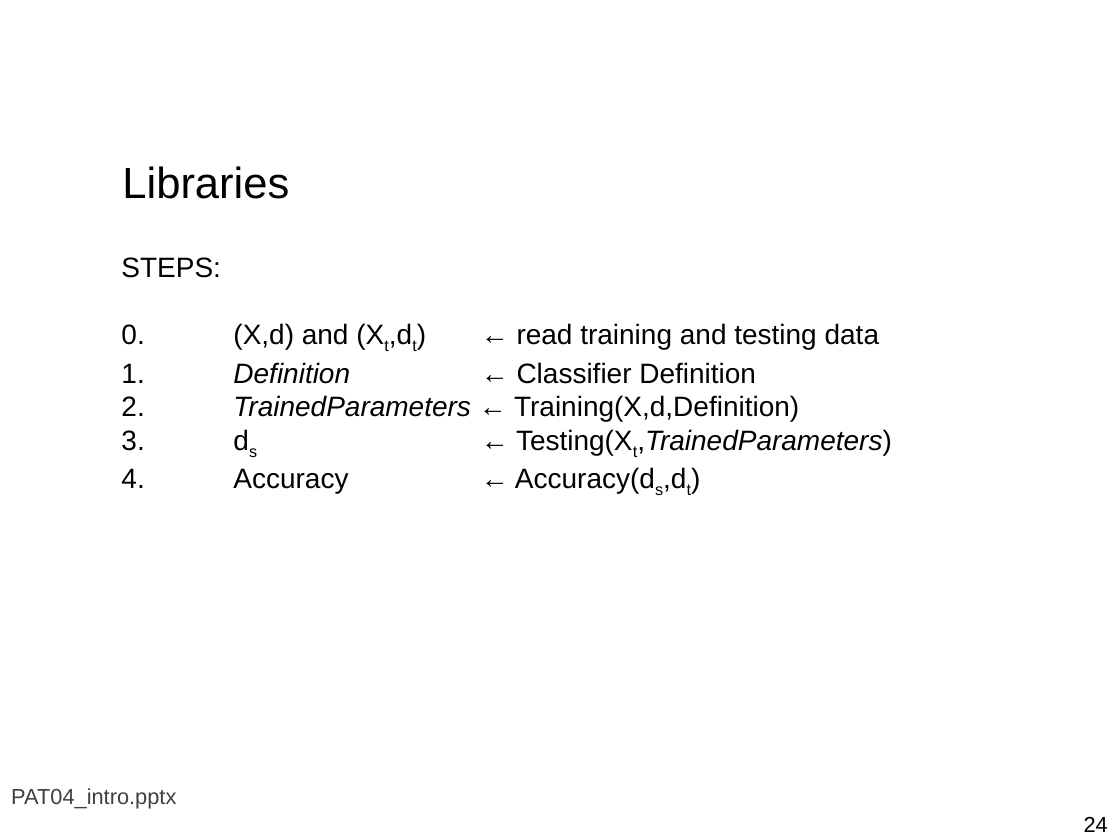
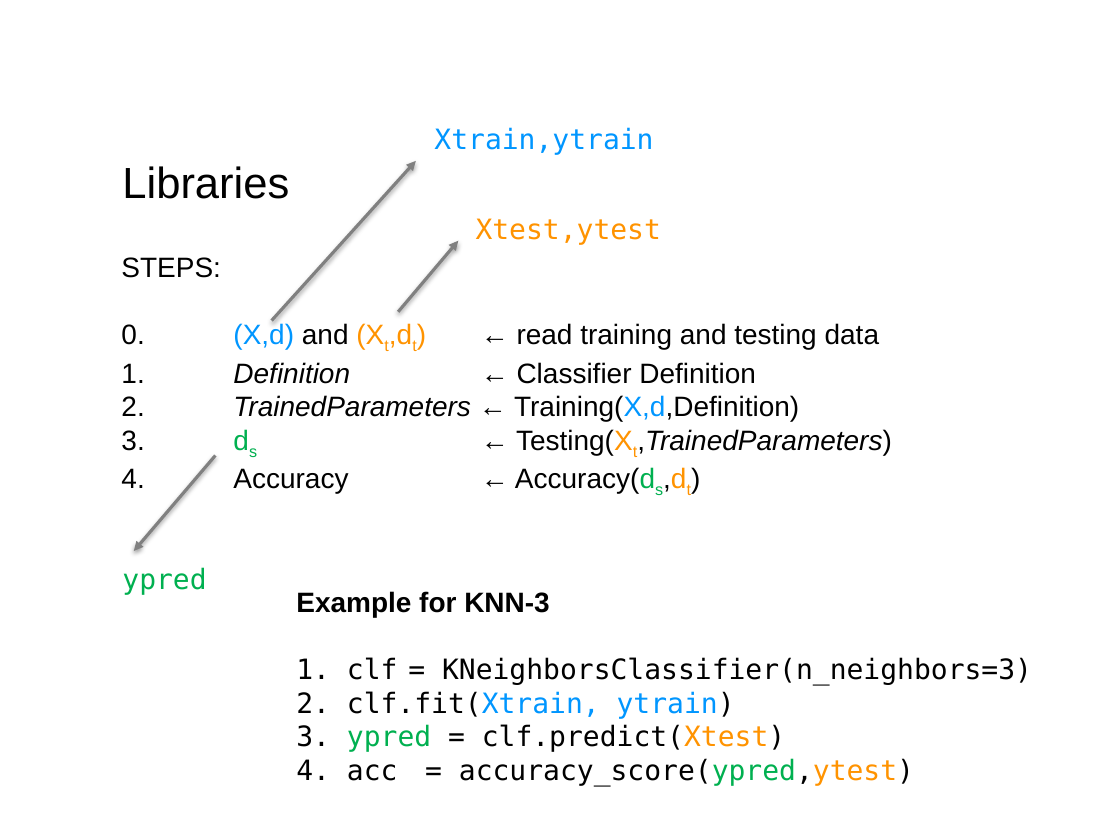
Before and after one commit to domingomery/patrones, a slide deck: slide 25 of clases/Cap04_Clasificacion/presentations/PAT04_intro.pptx (slide 24 before the commit). Drawn at 1120x840 pixels with LibreOffice and Linux fonts; fonts in the diff are those of the drawing. Boxes give left, top, right and bottom in pixels: in the first picture for what was removed or moved away, otherwise in the second. Text is boxed around its words. In the diff, an @@ line names an element or a change of style, - is before the commit and + after.

```diff
--- a/clases/Cap04_Clasificacion/presentations/PAT04_intro.pptx
+++ b/clases/Cap04_Clasificacion/presentations/PAT04_intro.pptx
@@ text added at [434,127,653,155], 18 pt, text #0096FF @@
+Xtrain,ytrain
@@ arrow added from (272, 320) to (416, 161), #808080 2 pt @@
@@ text added at [476,218,661,245], 18 pt, text #FF9300 @@
+Xtest,ytest
@@ arrow added from (399, 311) to (458, 241), #808080 2 pt @@
@@ text at [121,323,892,493]: text colour #000000 to #0096FF in "(X,d)", "Training(X,d,Definition)"; text colour #000000 to #FF9300 in "(Xt,dt)", "Testing(Xt,TrainedParameters)", "Accuracy(ds,dt)"; text colour #000000 to #00B050 in "ds", "Accuracy(ds,dt)" @@
@@ arrow added from (215, 456) to (134, 551), #808080 2 pt @@
@@ text added at [122,567,206,595], 18 pt, text #00B050 @@
+ypred
@@ text added at [296,591,1032,786], 18 pt, text #000000 @@
+Example for KNN-3
+1. clf = KNeighborsClassifier(n_neighbors=3)
+2. clf.fit(Xtrain, ytrain)
+3. ypred = clf.predict(Xtest)
+4. acc = accuracy_score(ypred,ytest)
@@ text removed at [11,788,176,809] @@
-PAT04_intro.pptx
@@ page number removed at [1084,816,1108,832] @@
-24
```
Also in this commit, not shown: 22 other slides changed, 13 other files.
